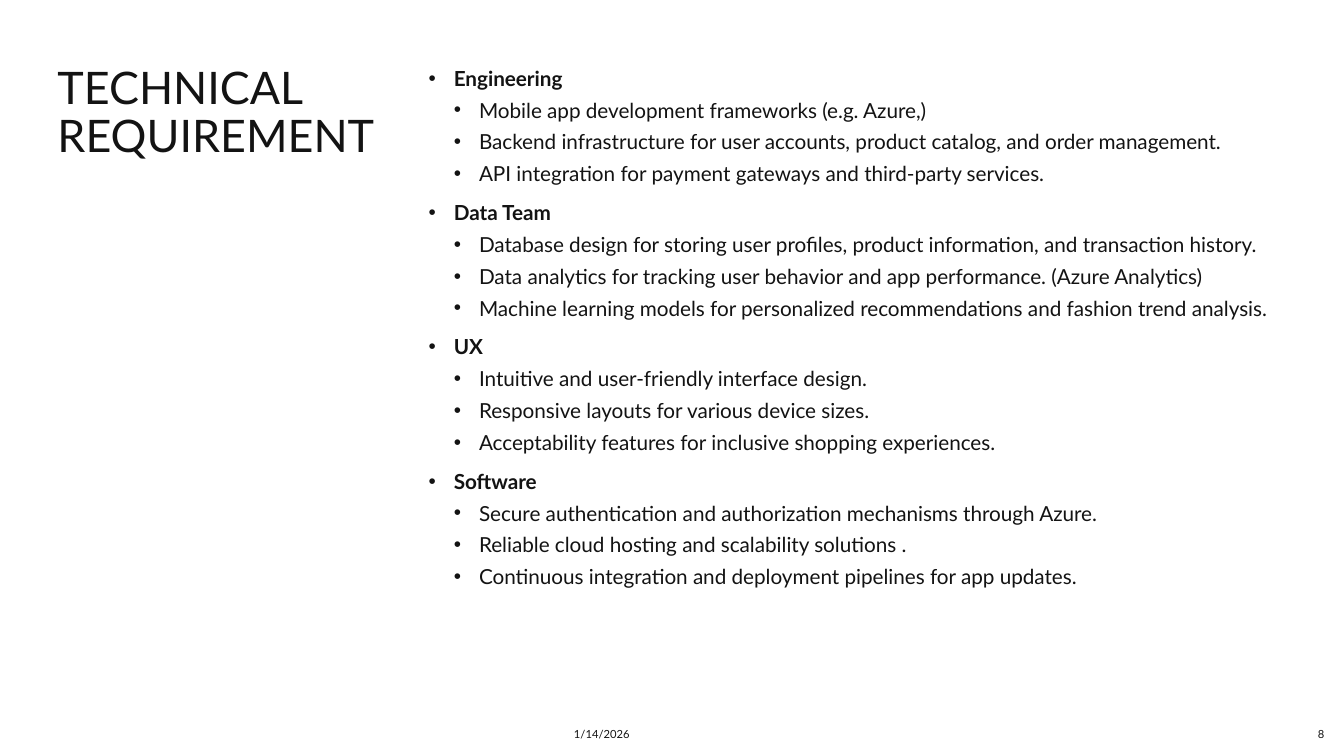
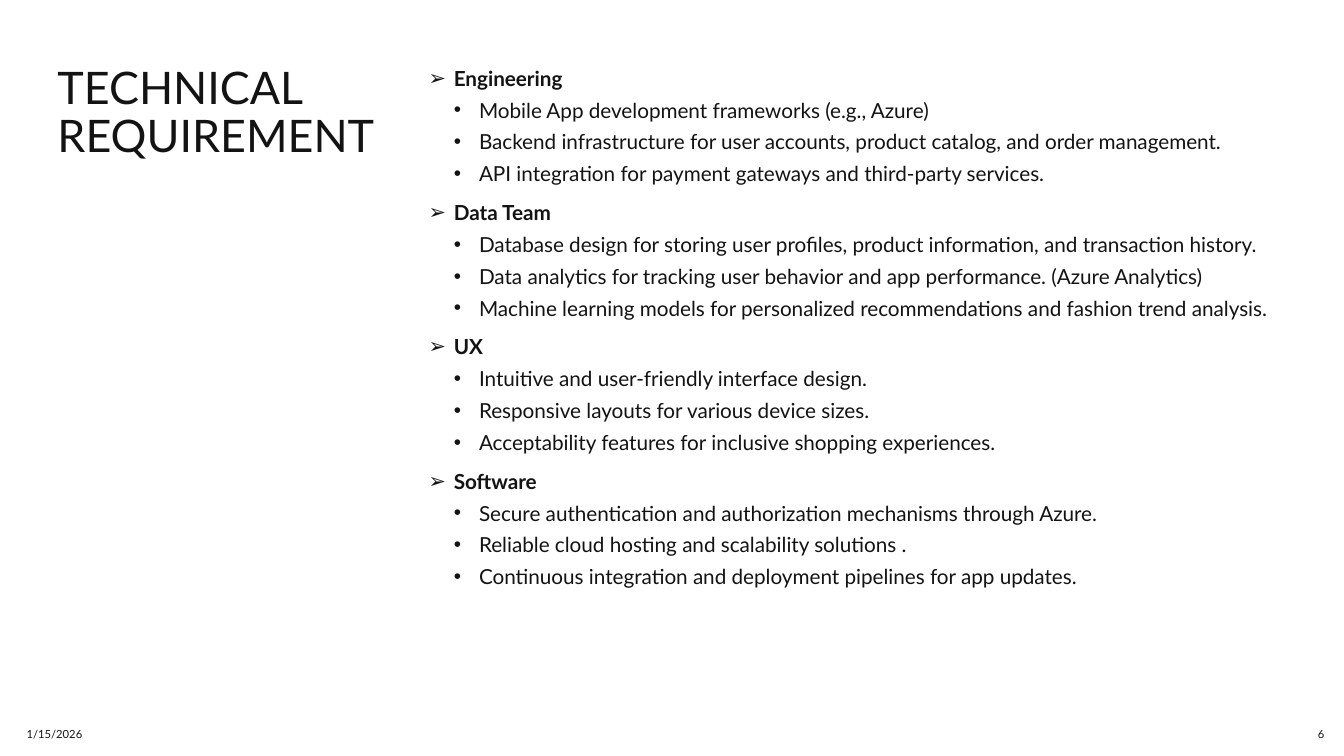
Before and after one commit to pajeeokoth/fashion-insta, a slide deck: slide 6 of Fashion-insta.pptx (slide 8 before the commit). Drawn at 1344x756 pixels with LibreOffice and Linux fonts; fonts in the diff are those of the drawing. Boxes give left, top, right and bottom in pixels: in the first picture for what was removed or moved away, otherwise in the second. Text is boxed around its words. In the diff, an @@ line names an element or a change of style, - is before the commit and + after.

```diff
--- a/Fashion-insta.pptx
+++ b/Fashion-insta.pptx
@@ text at [454, 70, 563, 489]: bullet • to ➢ @@
@@ text at [479, 102, 929, 122]: text changed @@
-  • Mobile app development frameworks (e.g. Azure,)
+  • Mobile App development frameworks (e.g., Azure)
@@ text at [27, 730, 83, 739]: text changed @@
-1/14/2026
+1/15/2026
```
Also in this commit, not shown: 18 other slides changed, 4 slides added, 6 slides removed, 1 other file.
